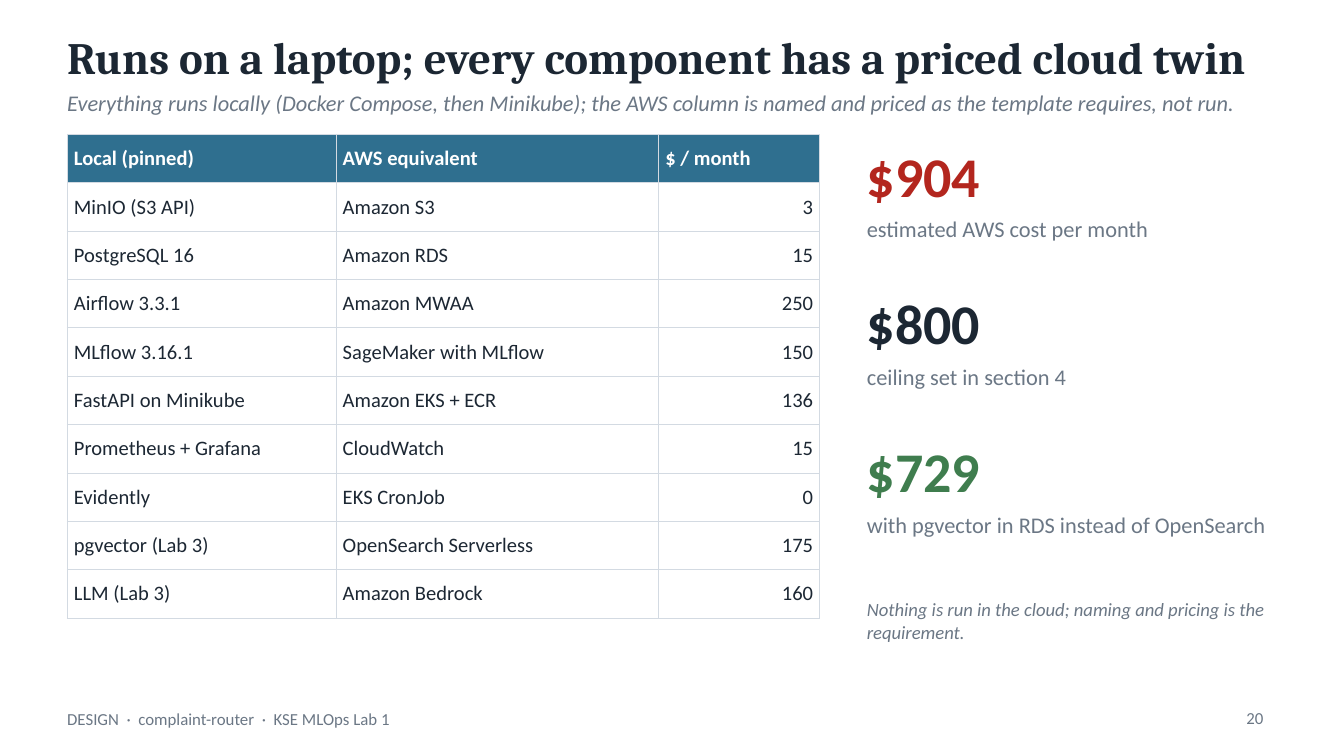
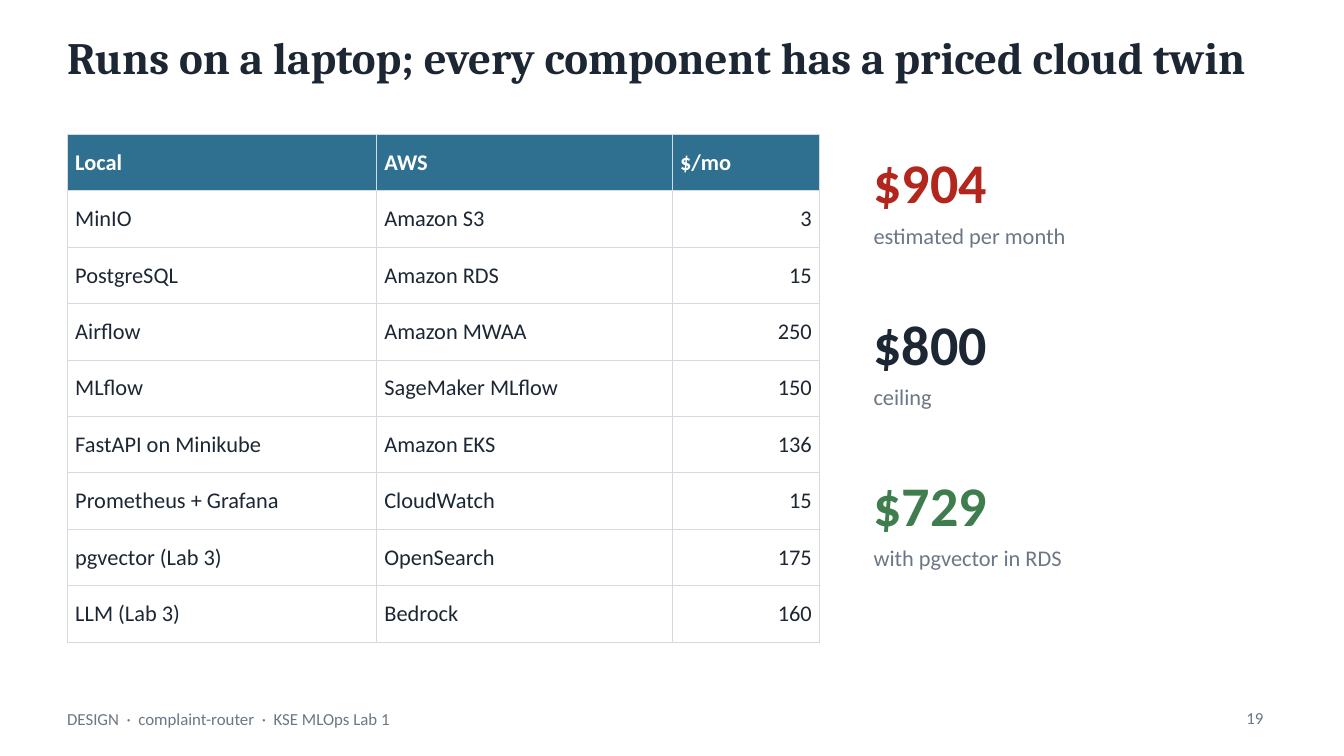
Before and after one commit to goodfrog33/kse-mlops-complaint-router, a slide deck: slide 19 of docs/presentation/complaint-router-lab1.pptx (slide 20 before the commit). Drawn at 1344x756 pixels with LibreOffice and Linux fonts; fonts in the diff are those of the drawing. Boxes give left, top, right and bottom in pixels: in the first picture for what was removed or moved away, otherwise in the second. Text is boxed around its words. In the diff, an @@ line names an element or a change of style, - is before the commit and + after.

```diff
--- a/docs/presentation/complaint-router-lab1.pptx
+++ b/docs/presentation/complaint-router-lab1.pptx
@@ text removed at box(67, 95, 1234, 115) @@
-Everything runs locally (Docker Compose, then Minikube); the AWS column is named and priced as the template requires, not run.
@@ table at box(67, 134, 820, 628) @@
-row 1: Local (pinned) | AWS equivalent | $ / month
+row 1: Local | AWS | $/mo
-row 2, column 1: MinIO (S3 API)
+row 2, column 1: MinIO
-row 3, column 1: PostgreSQL 16
+row 3, column 1: PostgreSQL
-row 4, column 1: Airflow 3.3.1
+row 4, column 1: Airflow
-row 5, column 1: MLflow 3.16.1
+row 5, column 1: MLflow
-row 5, column 2: SageMaker with MLflow
+row 5, column 2: SageMaker MLflow
-row 6, column 2: Amazon EKS + ECR
+row 6, column 2: Amazon EKS
-row 8: Evidently | EKS CronJob | 0
-row 9: pgvector (Lab 3) | OpenSearch Serverless | 175
-row 10: LLM (Lab 3) | Amazon Bedrock | 160
+row 8: pgvector (Lab 3) | OpenSearch | 175
+row 9: LLM (Lab 3) | Bedrock | 160
@@ text "$904": place and size @@
-text "$904" at box(867, 160, 980, 203)
+text "$904" at box(874, 166, 987, 209)
@@ text at box(874, 228, 1065, 248): text changed @@
-estimated AWS cost per month
+estimated per month
@@ text "$800": place and size @@
-text "$800" at box(867, 305, 980, 350)
+text "$800" at box(874, 326, 987, 371)
@@ text at box(874, 389, 932, 409): text changed @@
-ceiling set in section 4
+ceiling
@@ text "$729": place and size @@
-text "$729" at box(867, 455, 980, 498)
+text "$729" at box(874, 489, 987, 532)
@@ text at box(874, 550, 1061, 570): text changed @@
-with pgvector in RDS instead of OpenSearch
+with pgvector in RDS
@@ text removed at box(867, 603, 1264, 642) @@
-Nothing is run in the cloud; naming and pricing is the requirement.
@@ page number at box(1246, 713, 1263, 724): text changed @@
-20
+19
```
Also in this commit, not shown: 21 other slides changed, 1 slide added, 2 slides removed, 1 other file.
